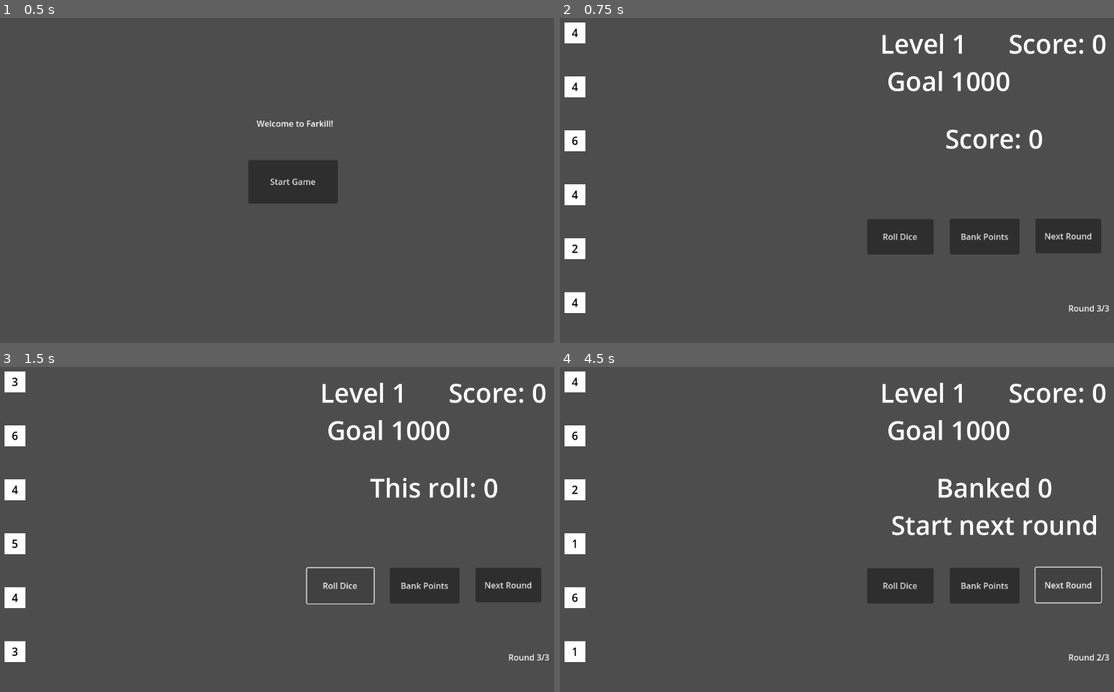
Above: before the commit, frames 1-4 (two rows, left to right).
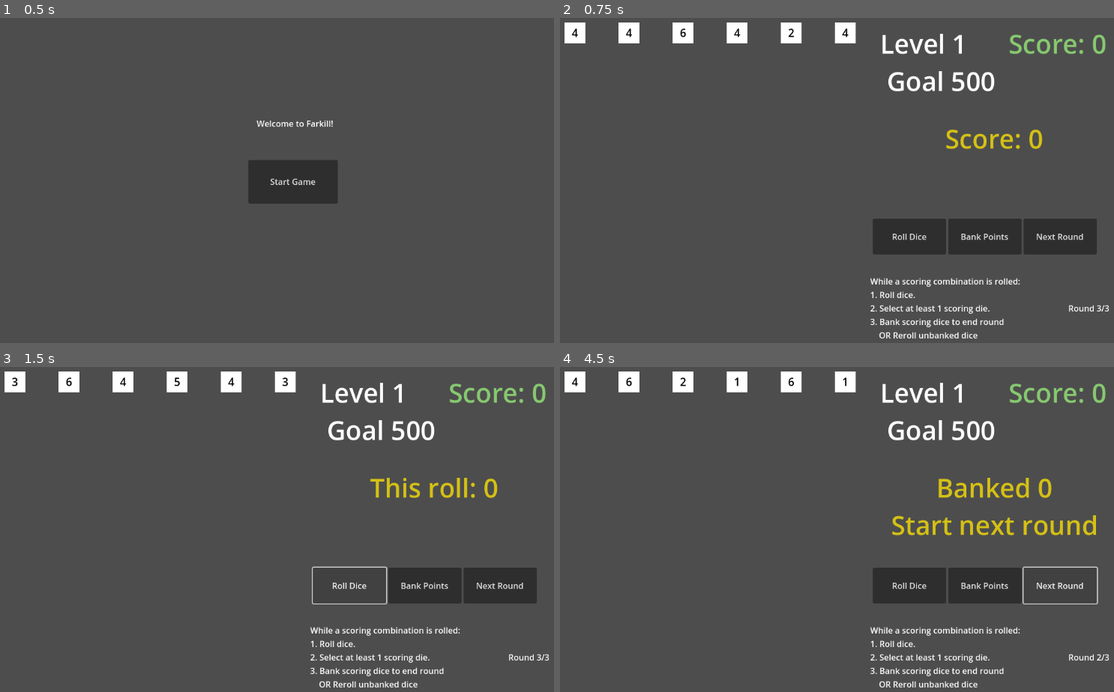
Above: after the commit, the same moments.

Repository: patrickbeekman/farkill
Game: Godot game, scene res://scenes/StartScreen.tscn
The game is run twice, just before and just after one commit, with the same random seed, the same clock (stepped at 60 frames per second) and the same inputs.
Inputs:
- Up to frame 1 (0.5 s): no input
- Up to frame 2 (0.75 s): click "Start Game" at 0.5 s
- Up to frame 3 (1.5 s): click "Roll Dice" at 1.25 s
- Up to frame 4 (4.5 s): click "Next Round" at 2 s; click "Next Round" at 2.75 s; click "Bank Points" at 3.5 s; click "Next Round" at 4.25 s

Frame 1 is identical in both runs. In frame 2, 5.3% of the frame differs, in the area x 0-99%, y 1-99%; in frame 3, 5.3%; in frame 4, 6.2%.

Commit message:
Added some QoL enhancements to the game so it is easier to understand.

Diff:
--- a/Die.gd
+++ b/Die.gd
@@ -13,9 +13,6 @@
 
 func _on_gui_input(event):
 	if event is InputEventMouseButton and event.pressed:
-		#var main = get_tree().root.get_node("Main")
-		#main.move_die(self)
-
 		var parent = get_parent()
 		var main = get_tree().root.get_node("Main")  # adjust this if "Main" isn't at the root
 		main.move_die(self)
--- a/Main.gd
+++ b/Main.gd
@@ -1,6 +1,6 @@
 extends Control
 
-@onready var roll_button = $RollButton
+@onready var roll_button = $ActionButtons/RollButton
 @onready var dice_container = $VBoxContainer/RollContainer
 @onready var kept_container = $VBoxContainer/KeptContainer
 
@@ -12,7 +12,7 @@
 var total_score := 0
 
 var current_level := 1
-var goal_score := 1000
+var goal_score := 500
 var rounds_left := 3
 var num_rounds := 3
 
@@ -147,7 +147,7 @@
 func start_round():
 	#$ScoreLabel.text = "Level " + str(current_level) + "\nRounds Left: " + str(rounds_left)
 	$ActionButtons/BankButton.disabled = false
-	$RollButton.disabled = false
+	$ActionButtons/RollButton.disabled = false
 	$RoundsLabel.text = "Round "  + str(rounds_left) + "/" + str(num_rounds)
 	_reset_dice()
 
@@ -161,12 +161,12 @@
 	$RoundScoreLabel.text = "Score: " + str(total_score)
 	$ScoreLabel.text = "Level up!"
 	$ActionButtons/BankButton.disabled = false
-	$RollButton.disabled = false
+	$ActionButtons/RollButton.disabled = false
 	_reset_dice()
 
 func _end_round():
 	$ActionButtons/BankButton.disabled = true
-	$RollButton.disabled = true
+	$ActionButtons/RollButton.disabled = true
 
 	if rounds_left <= 0:
 		if total_score >= goal_score:
@@ -174,8 +174,8 @@
 		else:
 			$ScoreLabel.text += "GAME OVER!"
 			$ActionButtons/BankButton.disabled = true
-			$RollButton.disabled = true
-			$NextRound.disabled = true
+			$ActionButtons/RollButton.disabled = true
+			$ActionButtons/NextRound.disabled = true
 			$GameOverButton.visible = true
 			$GameOverButton.grab_focus()
 	else:
--- a/scenes/Main.tscn
+++ b/scenes/Main.tscn
@@ -13,41 +13,37 @@
 grow_vertical = 2
 script = ExtResource("1_elqb8")
 
-[node name="RollButton" type="Button" parent="."]
-layout_mode = 0
-offset_left = 595.0
-offset_top = 405.0
-offset_right = 723.0
-offset_bottom = 473.0
-text = "Roll Dice"
-
 [node name="ScoreLabel" type="Label" parent="."]
 layout_mode = 0
 offset_left = 606.0
 offset_top = 215.0
 offset_right = 1074.0
-offset_bottom = 361.0
+offset_bottom = 300.0
+theme_override_colors/font_color = Color(0.836318, 0.75583, 0.084708, 1)
 theme_override_font_sizes/font_size = 50
 text = "Score: 0"
 horizontal_alignment = 1
 
 [node name="ActionButtons" type="HBoxContainer" parent="."]
 layout_mode = 0
-offset_left = 754.0
+offset_left = 606.0
 offset_top = 404.0
-offset_right = 888.0
+offset_right = 1037.0
 offset_bottom = 473.0
+
+[node name="RollButton" type="Button" parent="ActionButtons"]
+layout_mode = 2
+size_flags_horizontal = 3
+text = "Roll Dice"
 
 [node name="BankButton" type="Button" parent="ActionButtons"]
 layout_mode = 2
 size_flags_horizontal = 3
 text = "Bank Points"
 
-[node name="NextRound" type="Button" parent="."]
-offset_left = 919.0
-offset_top = 404.0
-offset_right = 1045.0
-offset_bottom = 471.0
+[node name="NextRound" type="Button" parent="ActionButtons"]
+layout_mode = 2
+size_flags_horizontal = 3
 text = "Next Round"
 
 [node name="RoundScoreLabel" type="Label" parent="."]
@@ -55,6 +51,7 @@
 offset_top = 32.0
 offset_right = 1056.0
 offset_bottom = 101.0
+theme_override_colors/font_color = Color(0.529696, 0.78671, 0.441187, 1)
 theme_override_font_sizes/font_size = 50
 text = "Score: 0"
 
@@ -73,15 +70,15 @@
 offset_right = 451.0
 offset_bottom = 516.0
 
-[node name="RollContainer" type="VBoxContainer" parent="VBoxContainer"]
+[node name="RollContainer" type="HBoxContainer" parent="VBoxContainer"]
 custom_minimum_size = Vector2(100, 100)
 layout_mode = 2
-size_flags_horizontal = 0
+size_flags_vertical = 3
 
 [node name="KeptContainer" type="HBoxContainer" parent="VBoxContainer"]
 custom_minimum_size = Vector2(100, 100)
 layout_mode = 2
-size_flags_horizontal = 8
+size_flags_vertical = 3
 
 [node name="RoundsLabel" type="Label" parent="."]
 layout_mode = 0
@@ -103,7 +100,19 @@
 offset_bottom = 565.0
 text = "Return to Start"
 
-[connection signal="pressed" from="RollButton" to="." method="_on_roll_pressed"]
+[node name="RulesLabel" type="Label" parent="."]
+layout_mode = 0
+offset_left = 601.0
+offset_top = 513.0
+offset_right = 964.0
+offset_bottom = 630.0
+text = "While a scoring combination is rolled:
+1. Roll dice.
+2. Select at least 1 scoring die.
+3. Bank scoring dice to end round
+    OR Reroll unbanked dice"
+
+[connection signal="pressed" from="ActionButtons/RollButton" to="." method="_on_roll_pressed"]
 [connection signal="pressed" from="ActionButtons/BankButton" to="." method="_on_bank_pressed"]
-[connection signal="pressed" from="NextRound" to="." method="start_round"]
+[connection signal="pressed" from="ActionButtons/NextRound" to="." method="start_round"]
 [connection signal="pressed" from="GameOverButton" to="." method="_on_GameOverButton_pressed"]
